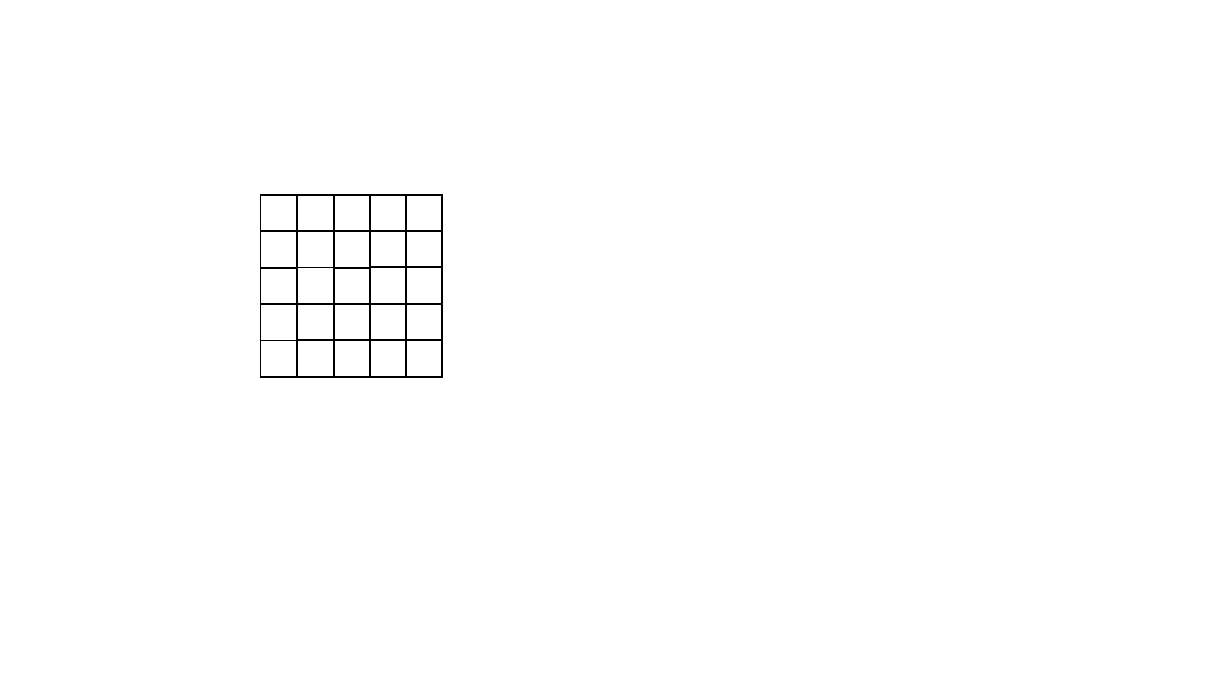
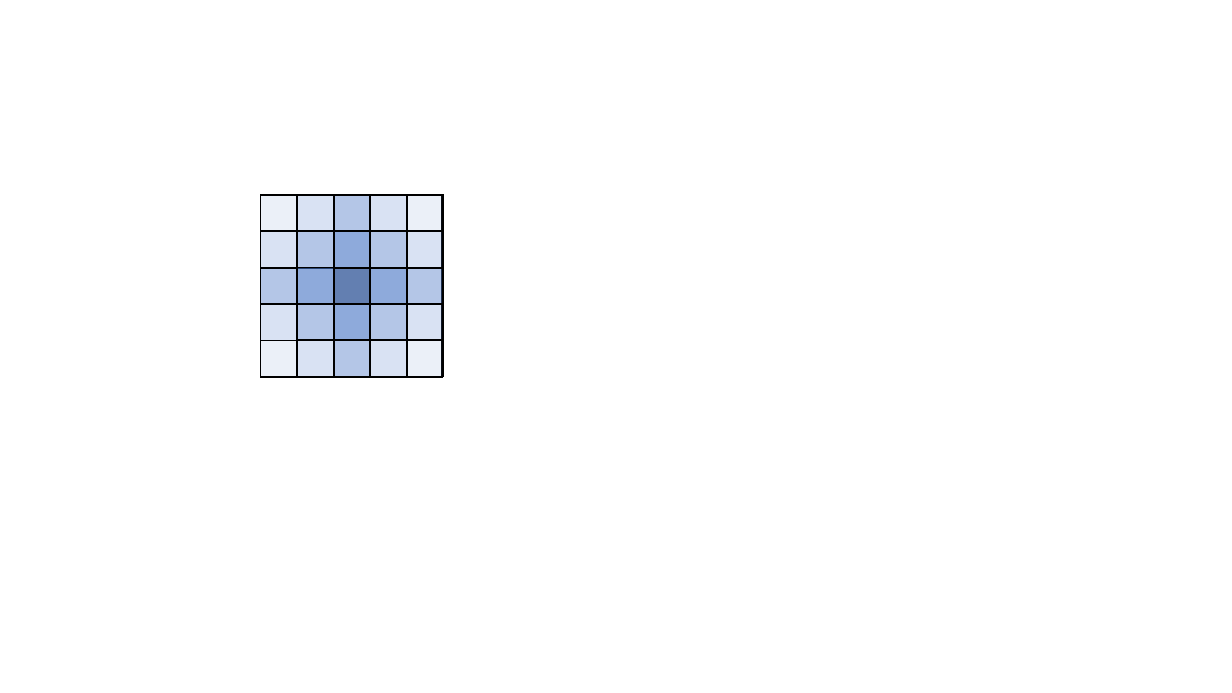
Before and after one commit to jakobbaumgartner/Gradient-3D, a slide deck: slide 4 of Articles/ERK/schemes.pptx. Drawn at 1232x693 pixels with LibreOffice and Linux fonts; fonts in the diff are those of the drawing. Boxes give left, top, right and bottom in pixels: in the first picture for what was removed or moved away, otherwise in the second. Text is boxed around its words. In the diff, an @@ line names an element or a change of style, - is before the commit and + after.

```diff
--- a/Articles/ERK/schemes.pptx
+++ b/Articles/ERK/schemes.pptx
@@ rectangle at [334, 268, 370, 304]: fill #FFFFFF to #2F5597 at 75% opacity @@
@@ fill #FFFFFF to #4472C4 at 60% opacity in 4 elements at [298, 268, 334, 304], [334, 231, 370, 267], [334, 304, 370, 340], [371, 268, 408, 304] @@
@@ fill #FFFFFF to #4472C4 at 40% opacity in 8 elements at [261, 268, 297, 304], [298, 231, 334, 267], [298, 304, 334, 340], [334, 195, 370, 231], [334, 340, 370, 376], [371, 231, 407, 267], [371, 304, 407, 340], [407, 268, 443, 304] @@
@@ fill #FFFFFF to #4472C4 at 20% opacity in 8 elements at [261, 231, 297, 267], [261, 304, 297, 340], [298, 195, 334, 231], [298, 340, 334, 376], [371, 195, 407, 231], [371, 340, 407, 376], [407, 231, 443, 267], [407, 304, 443, 340] @@
@@ fill #FFFFFF to #4472C4 at 10% opacity in 4 elements at [261, 195, 297, 231], [261, 341, 297, 377], [407, 195, 443, 231], [407, 340, 443, 376] @@
```
